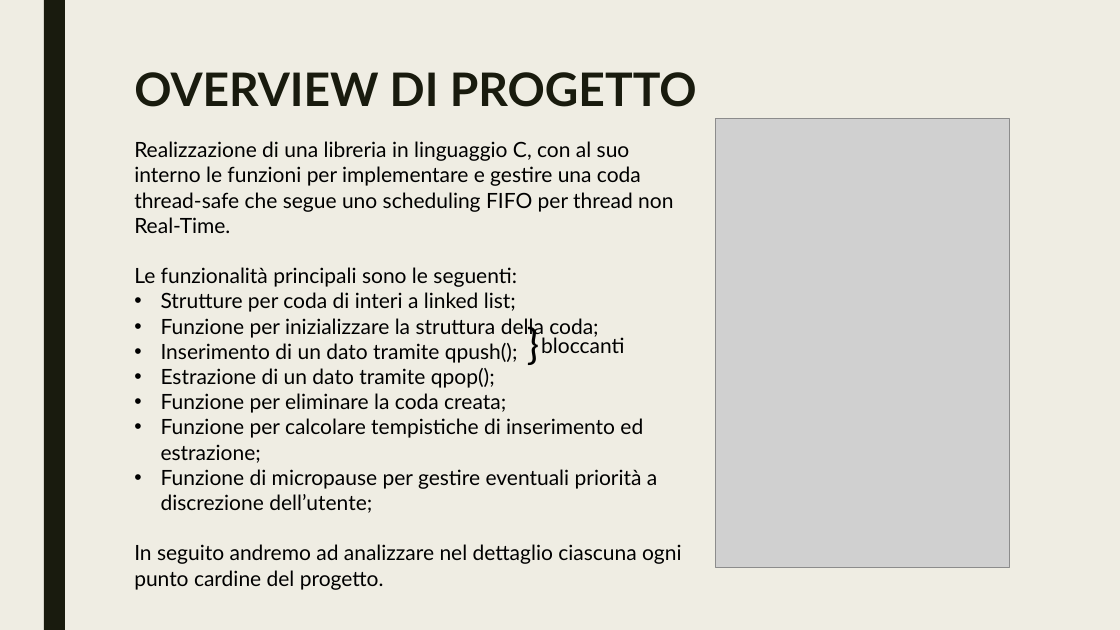
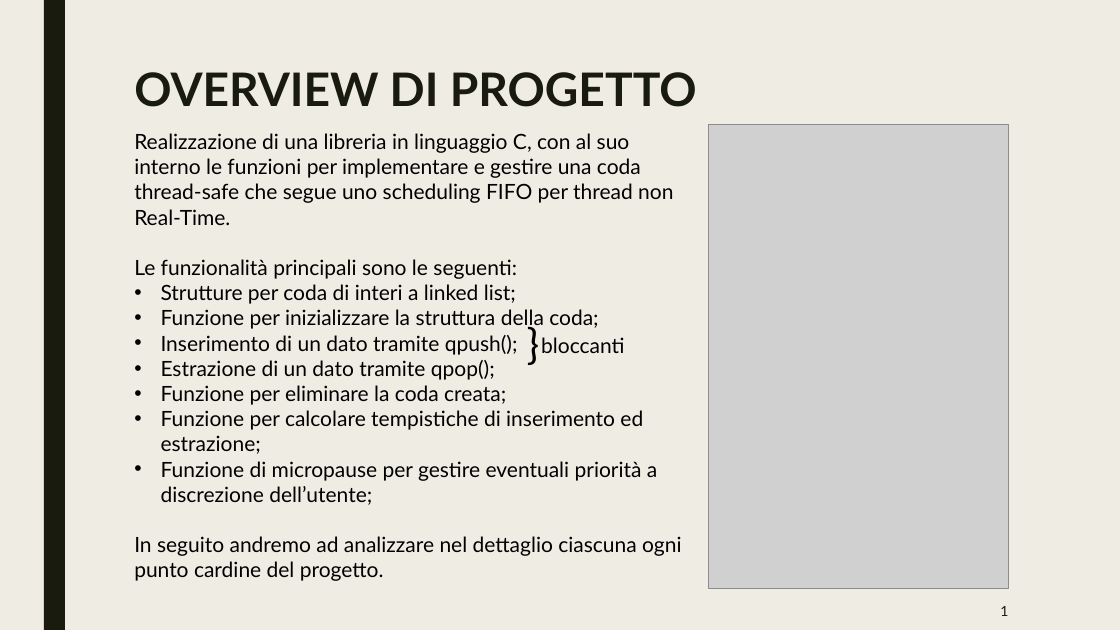
Before and after one commit to mleone21/RTES-Project, a slide deck: slide 2 of Presentazione progetto rtes.pptx. Drawn at 1120x630 pixels with LibreOffice and Linux fonts; fonts in the diff are those of the drawing; grey boxes stand for pictures. Boxes give left, top, right and bottom in pixels: in the first picture for what was removed or moved away, otherwise in the second. Text is boxed around its words. In the diff, an @@ line names an element or a change of style, - is before the commit and + after.

```diff
--- a/Presentazione progetto rtes.pptx
+++ b/Presentazione progetto rtes.pptx
@@ text "Realizzazione di una libreria in ...": place and size @@
-text "Realizzazione di una libreria in ..." at bbox=[134, 141, 682, 590]
+text "Realizzazione di una libreria in ..." at bbox=[134, 133, 682, 581]
@@ picture: place and size @@
-picture at bbox=[716, 118, 1010, 567]
+picture at bbox=[709, 124, 1008, 588]
@@ page number added at bbox=[1000, 606, 1008, 616], 12 pt, text #191B0E @@
+1
```
Also in this commit, not shown: 3 other slides changed, 13 slides added, 9 slides removed.
